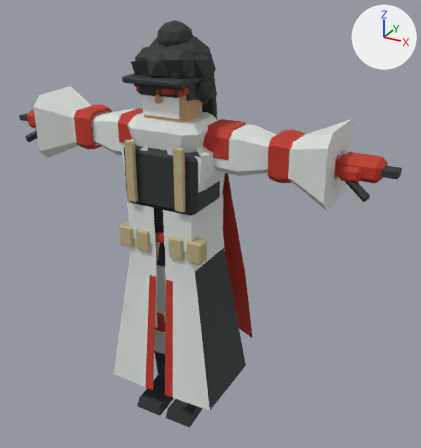
The Blender file assets-src/modular-character/modular-hero.blend, before and after one commit.
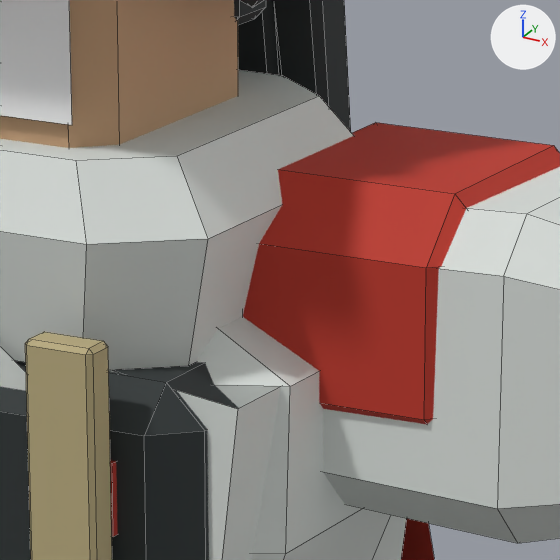
The first picture shows the older version from a 50 mm camera at (1.368, -2.154, 2.164) aimed at (0.107, 0.138, 1.019). The close-ups show the older and then the newer version on the part from 40% to 58% of the width and 23% to 40% of the height of that picture. Only the edits that show in the close-ups are written down. Arrows for +X, +Y and +Z are at upper right; the lights stay in place. The close-ups show mesh edges as thin lines.

In view in the first close-up: 'Braid.5', 'Braid.6', 'Coat.front.L', 'Coat.side.L', 'Coat.upperSleeve.L', 'Face.expression', 'Field.strap1', 'Field.vest', 'Head', 'Pauldron.L', 'Robe.collar', 'Torso.chest' and 5 more.
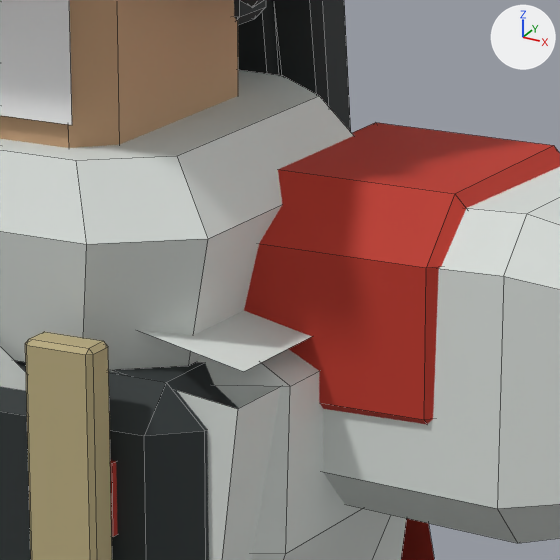
Where the change shows, as pixel boxes [x1, y1, x2, y2] in the close-ups (560 x 560 px):
```json
{"object": "Coat.yoke1", "change": "added", "after": [140, 311, 312, 372]}
```

The change, as JSON lines over the scene's bpy script:
```json
{"op": "add", "block": "me_coat_yoke1", "code": ["me_coat_yoke1 = bpy.data.meshes.new('Coat.yoke1')", "me_coat_yoke1.from_pydata([(0.065, -0.115, 1.49), (0.21, -0.115, 1.46), (0.21, 0.12, 1.46), (0.065, 0.1, 1.49)], [], [(0, 1, 2, 3)])", "me_coat_yoke1.materials.append(mat_suit)  # light grey #dde2de"]}
{"op": "add", "block": "ob_coat_yoke1", "code": ["ob_coat_yoke1 = bpy.data.objects.new('Coat.yoke1', me_coat_yoke1)", "ob_coat_yoke1.location = (0.0, 0.0, 0.0)"]}
```
